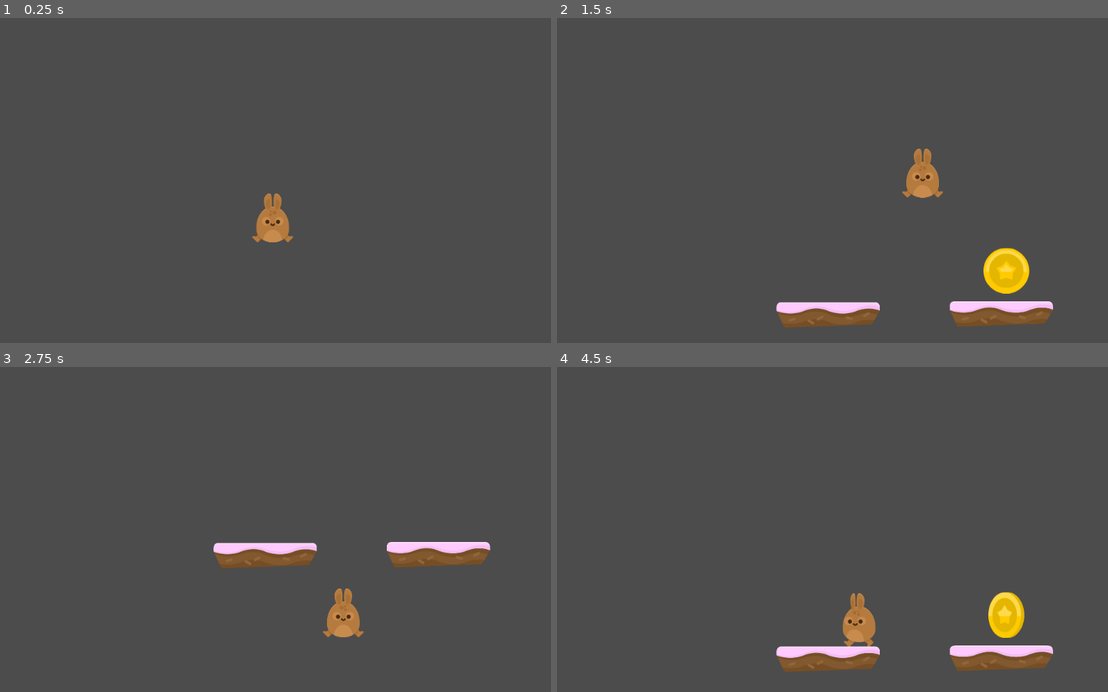
Above: before the commit, frames 1-4 (two rows, left to right).
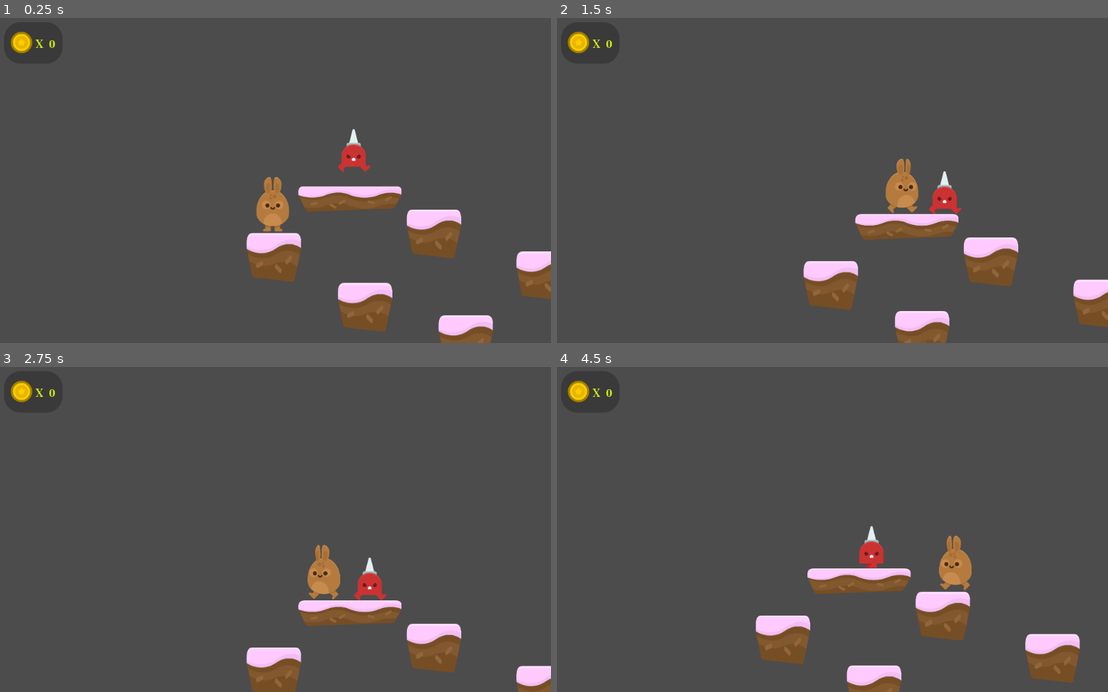
Above: after the commit, the same moments.

Repository: hp29iu/Collab-Demo
Game: Godot game, scene res://Level1.tscn
Same seed, same stepped clock (60 frames per second), same inputs: the game is played once before the commit and once after it. The project has no main scene, so this scene is started directly.
Inputs:
- Up to frame 1 (0.25 s): no input
- Up to frame 2 (1.5 s): hold Right (right) from 0.53 s (still down); tap Up (jump) at 0.77 s
- Up to frame 3 (2.75 s): tap Up (jump) at 1.52 s; release Right (right) at 2.03 s; hold Left (left) from 2.03 s (still down)
- Up to frame 4 (4.5 s): release Left (left) at 2.78 s; hold Right (right) 2.78-4.28 s; tap Up (jump) at 3.02, 3.77 s; hold Left (left) from 4.28 s (still down)

The runs differ from the first frame. In frame 1, 8.0% of the frame differs, in the area x 1-100%, y 4-100%; in frame 2, 10%; in frame 3, 8.6%; in frame 4, 10%, in the area x 1-95%, y 4-100%.

Commit message:
Second Commit

Diff:
--- a/Coin.gd
+++ b/Coin.gd
@@ -1,5 +1,11 @@
 extends Area2D
 
+signal coin_collected
 
 func _on_Coin_body_entered(body):
+	$AnimationPlayer.play("bounce")
+	body.add_coin()
+	emit_signal("coin_collected")
+
+func _on_AnimationPlayer_animation_finished(anim_name):
 	queue_free()
--- a/Coin.tscn
+++ b/Coin.tscn
@@ -17,12 +17,26 @@
 "speed": 10.0
 } ]
 
+[sub_resource type="Animation" id=3]
+resource_name = "bounce"
+length = 0.5
+step = 0.05
+tracks/0/type = "value"
+tracks/0/path = NodePath("AnimatedSprite:position")
+tracks/0/interp = 1
+tracks/0/loop_wrap = true
+tracks/0/imported = false
+tracks/0/enabled = true
+tracks/0/keys = {
+"times": PoolRealArray( 0, 0.3, 0.5 ),
+"transitions": PoolRealArray( 1, 1, 1 ),
+"update": 0,
+"values": [ Vector2( 0, 0 ), Vector2( 0, -140.007 ), Vector2( 0, -67.1751 ) ]
+}
+
 [node name="Coin" type="Area2D"]
 collision_layer = 0
 script = ExtResource( 5 )
-__meta__ = {
-"_edit_group_": true
-}
 
 [node name="CollisionShape2D" type="CollisionShape2D" parent="."]
 shape = SubResource( 1 )
@@ -30,7 +44,11 @@
 [node name="AnimatedSprite" type="AnimatedSprite" parent="."]
 frames = SubResource( 2 )
 animation = "spin"
-frame = 2
+frame = 1
 playing = true
 
+[node name="AnimationPlayer" type="AnimationPlayer" parent="."]
+anims/bounce = SubResource( 3 )
+
 [connection signal="body_entered" from="." to="." method="_on_Coin_body_entered"]
+[connection signal="animation_finished" from="AnimationPlayer" to="." method="_on_AnimationPlayer_animation_finished"]
--- /dev/null
+++ b/Enemy.gd
@@ -0,0 +1,22 @@
+extends KinematicBody2D
+
+var velocity = Vector2()
+export var direction = 1
+
+func _ready():
+	if direction == -1:
+		$AnimatedSprite.flip_h = true
+	$floor_checker.position.x = $CollisionShape2D.shape.get_extents().x * direction
+
+func _physics_process(delta):
+
+	if is_on_wall() or not $floor_checker.is_colliding() and is_on_floor():
+		direction = direction * -1
+		$AnimatedSprite.flip_h = not $AnimatedSprite.flip_h
+		$floor_checker.position.x = $CollisionShape2D.shape.get_extents().x * direction
+
+	velocity.y += 20
+
+	velocity.x = 50 * direction
+
+	velocity = move_and_slide(velocity,Vector2.UP)
--- /dev/null
+++ b/Enemy.tscn
@@ -0,0 +1,44 @@
+[gd_scene load_steps=7 format=2]
+
+[ext_resource path="res://Assets/Enemies/spikeMan_walk2.png" type="Texture" id=1]
+[ext_resource path="res://Assets/Enemies/spikeMan_walk1.png" type="Texture" id=2]
+[ext_resource path="res://Enemy.gd" type="Script" id=3]
+[ext_resource path="res://Assets/Enemies/springMan_hurt.png" type="Texture" id=4]
+
+[sub_resource type="SpriteFrames" id=1]
+animations = [ {
+"frames": [ ExtResource( 2 ), ExtResource( 1 ) ],
+"loop": true,
+"name": "walk",
+"speed": 5.0
+}, {
+"frames": [ ExtResource( 4 ) ],
+"loop": true,
+"name": "die",
+"speed": 5.0
+} ]
+
+[sub_resource type="RectangleShape2D" id=2]
+extents = Vector2( 21.3249, 22.3965 )
+
+[node name="Enemy" type="KinematicBody2D"]
+collision_layer = 16
+collision_mask = 3
+script = ExtResource( 3 )
+
+[node name="AnimatedSprite" type="AnimatedSprite" parent="."]
+scale = Vector2( 0.5, 0.5 )
+frames = SubResource( 1 )
+animation = "walk"
+frame = 1
+playing = true
+
+[node name="CollisionShape2D" type="CollisionShape2D" parent="."]
+position = Vector2( 0, 16.8661 )
+shape = SubResource( 2 )
+
+[node name="floor_checker" type="RayCast2D" parent="."]
+position = Vector2( 10, 0 )
+enabled = true
+cast_to = Vector2( 0, 45 )
+collision_mask = 2
--- /dev/null
+++ b/Floor_cake_small.tscn
@@ -0,0 +1,21 @@
+[gd_scene load_steps=3 format=2]
+
+[ext_resource path="res://Assets/Environment/ground_cake_small.png" type="Texture" id=1]
+
+[sub_resource type="RectangleShape2D" id=1]
+extents = Vector2( 52.107, 10.8851 )
+
+[node name="Floor_cake_small" type="StaticBody2D"]
+collision_layer = 2
+collision_mask = 17
+__meta__ = {
+"_edit_group_": true
+}
+
+[node name="Sprite" type="Sprite" parent="."]
+scale = Vector2( 0.5, 0.9 )
+texture = ExtResource( 1 )
+
+[node name="CollisionShape2D" type="CollisionShape2D" parent="."]
+position = Vector2( 0.561218, -35.3576 )
+shape = SubResource( 1 )
--- /dev/null
+++ b/HUD.gd
@@ -0,0 +1,11 @@
+extends CanvasLayer
+
+var coins = 0
+
+func _ready():
+	$Number.text = String(coins)
+
+
+func _on_coin_collected():
+	coins += 1
+	_ready()
--- a/Level1.tscn
+++ b/Level1.tscn
@@ -1,16 +1,53 @@
-[gd_scene load_steps=5 format=2]
+[gd_scene load_steps=12 format=2]
 
 [ext_resource path="res://Floor_cake.tscn" type="PackedScene" id=1]
 [ext_resource path="res://Rabbit.tscn" type="PackedScene" id=2]
 [ext_resource path="res://Coin.tscn" type="PackedScene" id=3]
+[ext_resource path="res://Assets/Items/coin_gold.png" type="Texture" id=4]
+[ext_resource path="res://Assets/FFF_NEPSZA-BADSAG-Bold.otf" type="DynamicFontData" id=5]
+[ext_resource path="res://HUD.gd" type="Script" id=6]
+[ext_resource path="res://Enemy.tscn" type="PackedScene" id=7]
+[ext_resource path="res://Floor_cake_small.tscn" type="PackedScene" id=8]
 
 [sub_resource type="RectangleShape2D" id=1]
 extents = Vector2( 1722.21, 40.9006 )
 
+[sub_resource type="StyleBoxFlat" id=2]
+bg_color = Color( 0, 0, 0, 0.239216 )
+corner_radius_top_left = 30
+corner_radius_top_right = 30
+corner_radius_bottom_right = 30
+corner_radius_bottom_left = 30
+
+[sub_resource type="DynamicFont" id=3]
+size = 22
+font_data = ExtResource( 5 )
+
 [node name="Level1" type="Node2D"]
 
+[node name="Floors" type="Node2D" parent="."]
+
+[node name="Floor_cake1" parent="Floors" instance=ExtResource( 1 )]
+position = Vector2( 2168.53, 1988.39 )
+
+[node name="Floor_cake_small" parent="Floors" instance=ExtResource( 8 )]
+position = Vector2( 2524.24, 2130.74 )
+
+[node name="Floor_cake_small2" parent="Floors" instance=ExtResource( 8 )]
+position = Vector2( 2322.43, 2052.88 )
+collision_mask = 0
+
+[node name="Floor_cake_small3" parent="Floors" instance=ExtResource( 8 )]
+position = Vector2( 2028.02, 2096.37 )
+
+[node name="Floor_cake_small4" parent="Floors" instance=ExtResource( 8 )]
+position = Vector2( 2195.7, 2188.68 )
+
+[node name="Floor_cake_small5" parent="Floors" instance=ExtResource( 8 )]
+position = Vector2( 2381.19, 2248.38 )
+
 [node name="Rabbit" parent="." instance=ExtResource( 2 )]
-position = Vector2( 650.848, 399.548 )
+position = Vector2( 2026.07, 1954.35 )
 
 [node name="Camera2D" type="Camera2D" parent="Rabbit"]
 current = true
@@ -23,32 +60,8 @@
 drag_margin_right = 0.5
 editor_draw_limits = true
 
-[node name="Floor_cake" parent="." instance=ExtResource( 1 )]
-position = Vector2( 648.059, 883.311 )
-
-[node name="Floor_cake6" parent="." instance=ExtResource( 1 )]
-position = Vector2( 3025.45, 855.994 )
-
-[node name="Floor_cake7" parent="." instance=ExtResource( 1 )]
-position = Vector2( 2673.08, 863.706 )
-
-[node name="Floor_cake8" parent="." instance=ExtResource( 1 )]
-position = Vector2( 1980.97, 865.099 )
-
-[node name="Floor_cake5" parent="." instance=ExtResource( 1 )]
-position = Vector2( 2327.57, 865.488 )
-
-[node name="Floor_cake4" parent="." instance=ExtResource( 1 )]
-position = Vector2( 1635.98, 868.4 )
-
-[node name="Floor_cake3" parent="." instance=ExtResource( 1 )]
-position = Vector2( 1274.77, 872.234 )
-
-[node name="Floor_cake2" parent="." instance=ExtResource( 1 )]
-position = Vector2( 966.59, 881.591 )
-
 [node name="Fallzone" type="Area2D" parent="."]
-position = Vector2( 1751.35, 1158.4 )
+position = Vector2( 1769.12, 2963.63 )
 collision_layer = 4
 __meta__ = {
 "_edit_group_": true
@@ -57,7 +70,69 @@
 [node name="CollisionShape2D" type="CollisionShape2D" parent="Fallzone"]
 shape = SubResource( 1 )
 
-[node name="Coin" parent="." instance=ExtResource( 3 )]
-position = Vector2( 975.807, 801.859 )
+[node name="HUD" type="CanvasLayer" parent="."]
+script = ExtResource( 6 )
+
+[node name="Panel" type="Panel" parent="HUD"]
+margin_left = 18.0203
+margin_top = 8.00905
+margin_right = 125.02
+margin_bottom = 84.009
+custom_styles/panel = SubResource( 2 )
+__meta__ = {
+"_edit_use_anchors_": false
+}
+
+[node name="TextureRect" type="TextureRect" parent="HUD"]
+margin_left = 30.0
+margin_top = 25.0
+margin_right = 70.0
+margin_bottom = 65.0
+texture = ExtResource( 4 )
+expand = true
+__meta__ = {
+"_edit_use_anchors_": false
+}
+
+[node name="X" type="Label" parent="HUD"]
+margin_left = 75.0
+margin_top = 38.0
+margin_right = 90.0
+margin_bottom = 63.0
+custom_fonts/font = SubResource( 3 )
+custom_colors/font_color = Color( 0.835294, 0.937255, 0.0862745, 1 )
+custom_colors/font_outline_modulate = Color( 0, 0, 0, 1 )
+text = "X"
+align = 1
+valign = 1
+__meta__ = {
+"_edit_use_anchors_": false
+}
+
+[node name="Number" type="Label" parent="HUD"]
+margin_left = 95.0
+margin_top = 38.0
+margin_right = 117.0
+margin_bottom = 63.0
+custom_fonts/font = SubResource( 3 )
+custom_colors/font_color = Color( 0.835294, 0.937255, 0.0862745, 1 )
+custom_colors/font_outline_modulate = Color( 0, 0, 0, 1 )
+text = "##"
+align = 1
+valign = 1
+__meta__ = {
+"_edit_use_anchors_": false
+}
+
+[node name="Enemies" type="Node2D" parent="."]
+
+[node name="Enemy" parent="Enemies" instance=ExtResource( 7 )]
+position = Vector2( 2163.44, 1859.08 )
+
+[node name="Coins" type="Node2D" parent="."]
+
+[node name="Coin" parent="Coins" instance=ExtResource( 3 )]
+position = Vector2( 970.462, 771.568 )
 
 [connection signal="body_entered" from="Fallzone" to="Rabbit" method="_on_Fallzone_body_entered"]
+[connection signal="coin_collected" from="Coins/Coin" to="HUD" method="_on_coin_collected"]
--- a/Rabbit.gd
+++ b/Rabbit.gd
@@ -1,9 +1,10 @@
 extends KinematicBody2D
 
 var velocity = Vector2(0,0)
+var coins = 0
 const SPEED = 180
 const GRAVITY = 35
-const JUMPFORCE = -1000
+const JUMPFORCE = -800
 
 func _physics_process(delta):
 	if Input.is_action_pressed("right"):
@@ -29,7 +30,12 @@
 
 	velocity.x = lerp(velocity.x,0,0.1)
 
+	if coins == 3:
+		get_tree().change_scene("res://Level1.tscn")
 
 
 func _on_Fallzone_body_entered(body):
 	get_tree().change_scene("res://Level1.tscn")
+
+func add_coin():
+	coins += 1
--- a/Rabbit.tscn
+++ b/Rabbit.tscn
@@ -5,9 +5,10 @@
 
 [sub_resource type="CapsuleShape2D" id=1]
 radius = 28.3823
-height = 38.9774
+height = 21.7072
 
 [node name="Rabbit" type="KinematicBody2D"]
+collision_mask = 14
 script = ExtResource( 2 )
 __meta__ = {
 "_edit_group_": true
@@ -20,4 +21,5 @@
 playing = true
 
 [node name="CollisionShape2D" type="CollisionShape2D" parent="."]
+position = Vector2( 0, 12.918 )
 shape = SubResource( 1 )
Binary file added: Assets/Enemies/cloud.png
Not shown, added: Assets/Enemies/cloud.png.import
Binary file added: Assets/Enemies/flyMan_fly.png
Not shown, added: Assets/Enemies/flyMan_fly.png.import
Binary file added: Assets/Enemies/flyMan_jump.png
Not shown, added: Assets/Enemies/flyMan_jump.png.import
Binary file added: Assets/Enemies/flyMan_stand.png
Not shown, added: Assets/Enemies/flyMan_stand.png.import
Binary file added: Assets/Enemies/flyMan_still_fly.png
Not shown, added: Assets/Enemies/flyMan_still_fly.png.import
Binary file added: Assets/Enemies/flyMan_still_jump.png
Not shown, added: Assets/Enemies/flyMan_still_jump.png.import
(and 37 more such lines)
